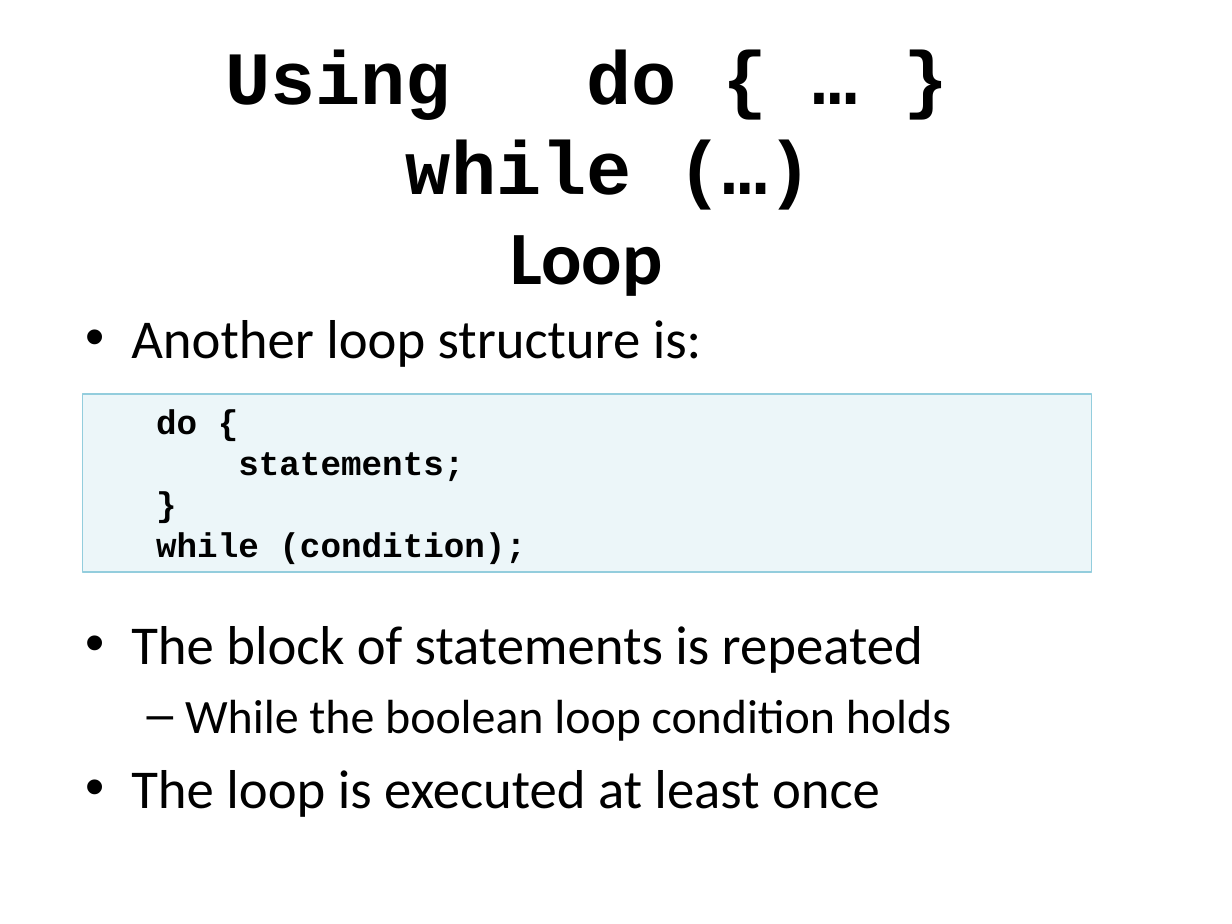
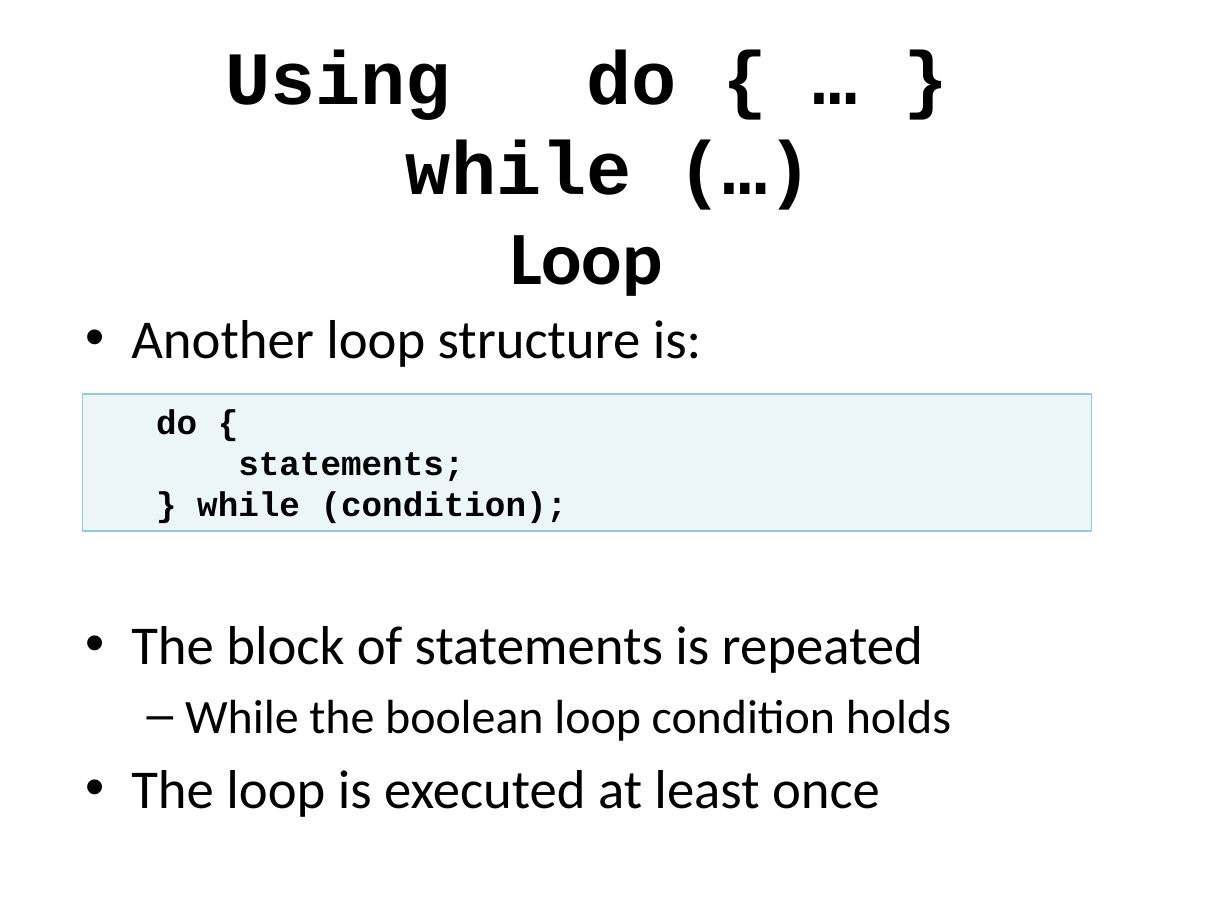
Before and after one commit to petyakostova/Telerik-Academy, a slide deck: slide 10 of Front-end/_Demos JS Fundamentals/06. Loops/white Loops.pptx. Drawn at 1232x924 pixels with LibreOffice and Linux fonts; fonts in the diff are those of the drawing. Boxes give left, top, right and bottom in pixels: in the first picture for what was removed or moved away, otherwise in the second. Text is boxed around its words. In the diff, an @@ line names an element or a change of style, - is before the commit and + after.

```diff
--- a/Front-end/_Demos JS Fundamentals/06. Loops/white Loops.pptx
+++ b/Front-end/_Demos JS Fundamentals/06. Loops/white Loops.pptx
@@ rectangle "do {": place and size @@
-rectangle "do {" at <box>83,394,1092,573</box>
+rectangle "do {" at <box>83,394,1092,531</box>
@@ text in rectangle at <box>197,491,568,523</box>: text changed @@
-  }
-  while (condition);
+  } while (condition);
```
Also in this commit, not shown: 1 other file.
